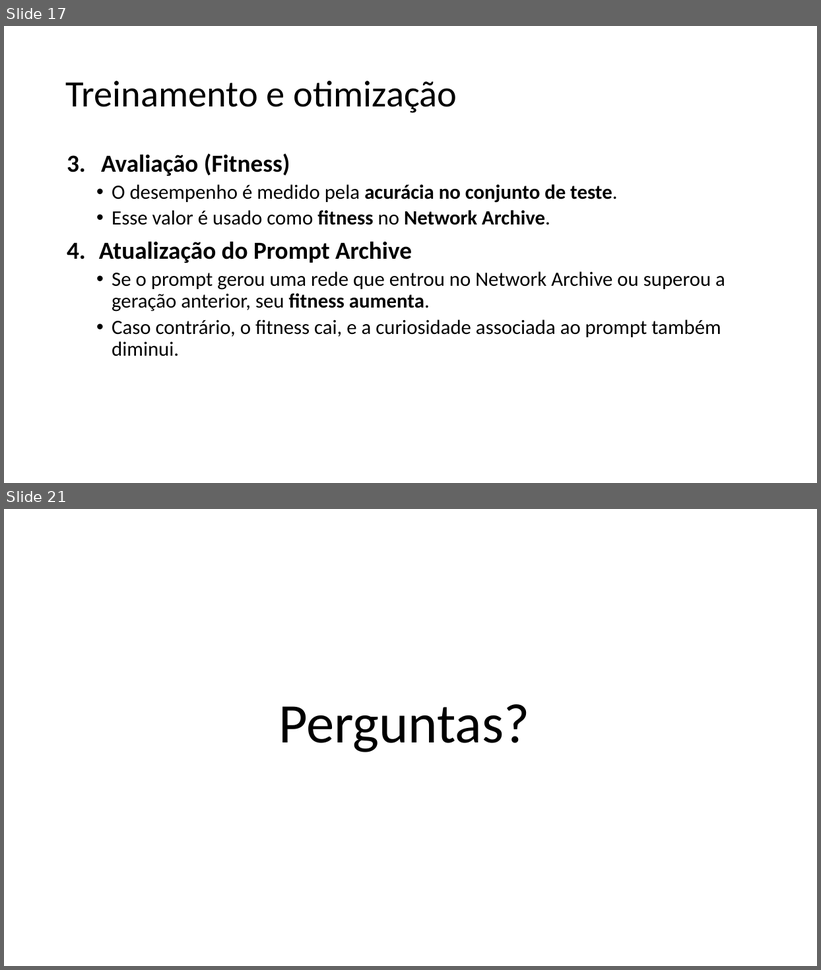
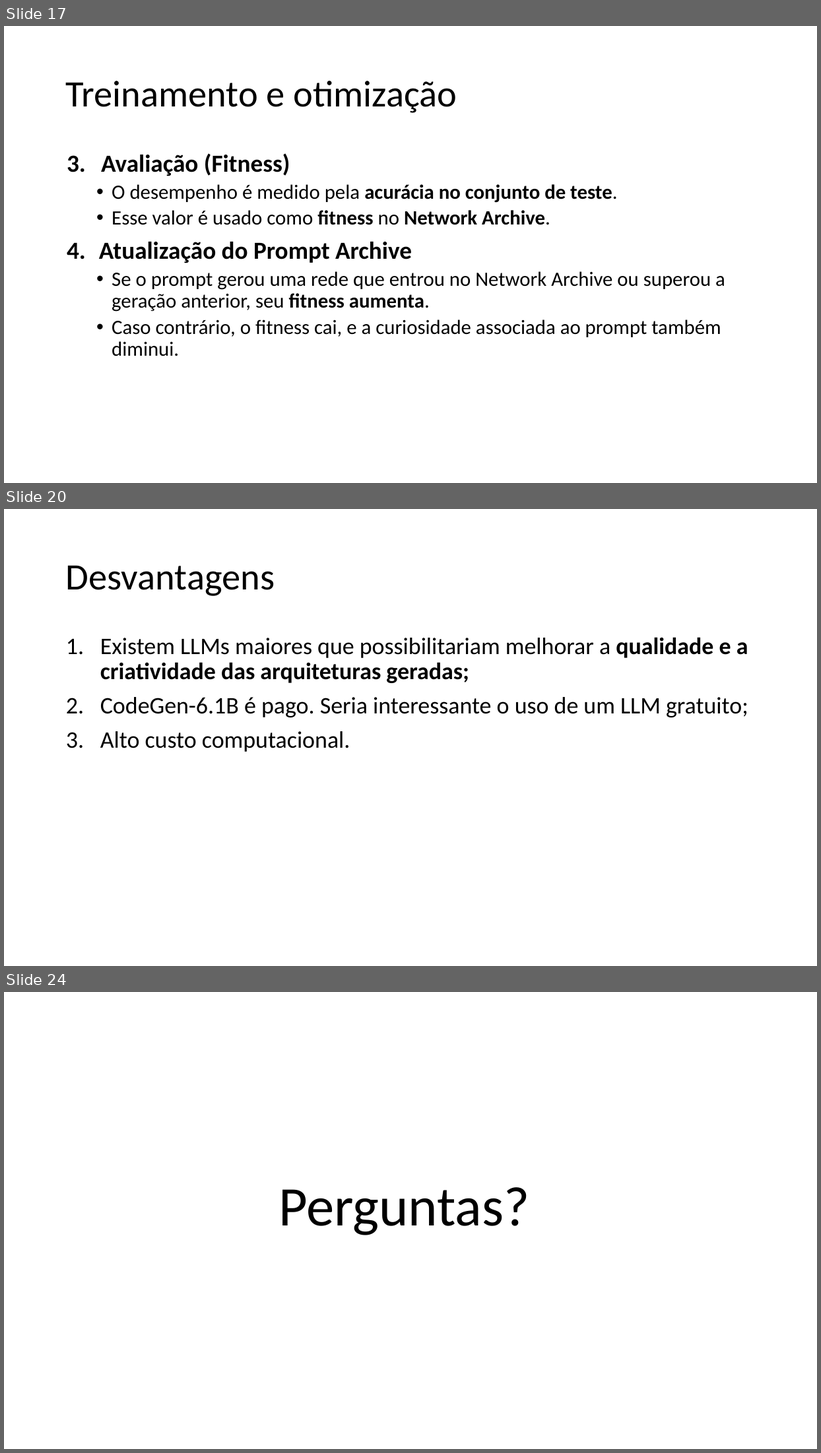
Before and after one commit to guerrato/guerrato_967_tp558, a slide deck: seminarios/TP558_LLM_QD.pptx. Shown one above the other, each under a label of ours: slides 17 and 21 before the commit, slides 17, 20 and 24 after it; the slides between them are not shown. The pictures are 821x970 and 821x1453 pixels, drawn with LibreOffice and Linux fonts; fonts in the diff are those of the drawing. Boxes give left, top, right and bottom in pixels: in the first picture for what was removed or moved away, otherwise in the second. Text is boxed around its words. In the diff, an @@ line names an element or a change of style, - is before the commit and + after.

Commit message:
Add title and the rest of content

```diff
--- a/seminarios/TP558_LLM_QD.pptx
+++ b/seminarios/TP558_LLM_QD.pptx
@@ slide 20 added at (x1=4, y1=509, x2=817, y2=966), background #FFFFFF @@
@@ title added at (x1=66, y1=565, x2=275, y2=596), 44 pt, text #000000 @@
+Desvantagens
@@ text added at (x1=100, y1=637, x2=748, y2=752), 28 pt, text #000000 @@
+1. Existem LLMs maiores que possibilitariam melhorar a qualidade e a criatividade das arquiteturas geradas;
+2. CodeGen-6.1B é pago. Seria interessante o uso de um LLM gratuito;
+3. Alto custo computacional.
@@ what was slide 21 is now slide 24 @@
```
Also in this commit, not shown: 4 slides changed, 3 other slides added, 1 slide removed.
